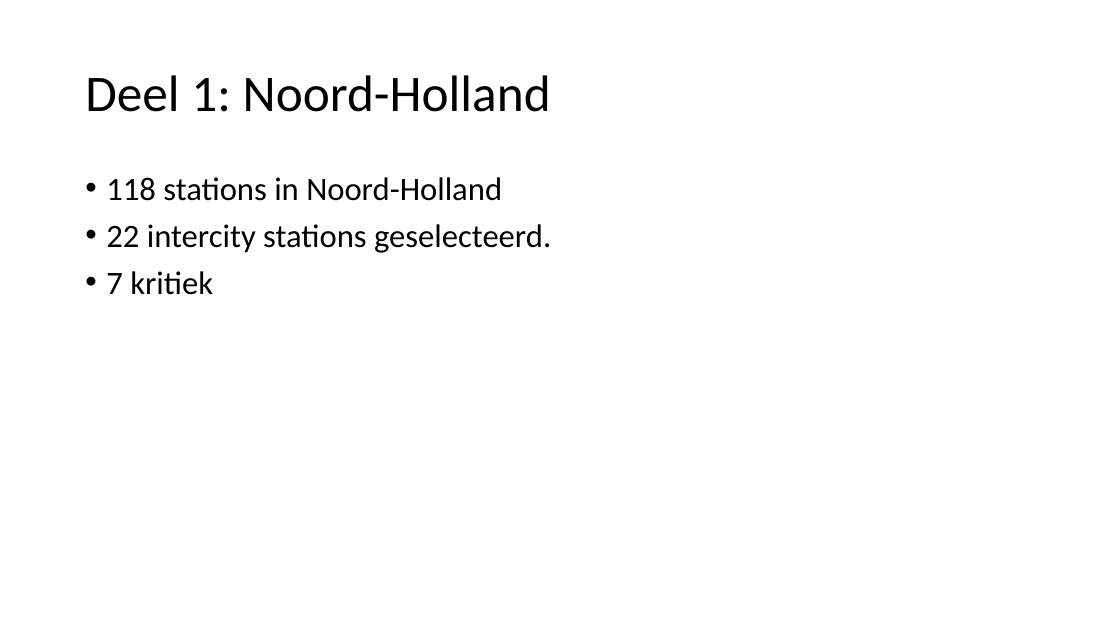
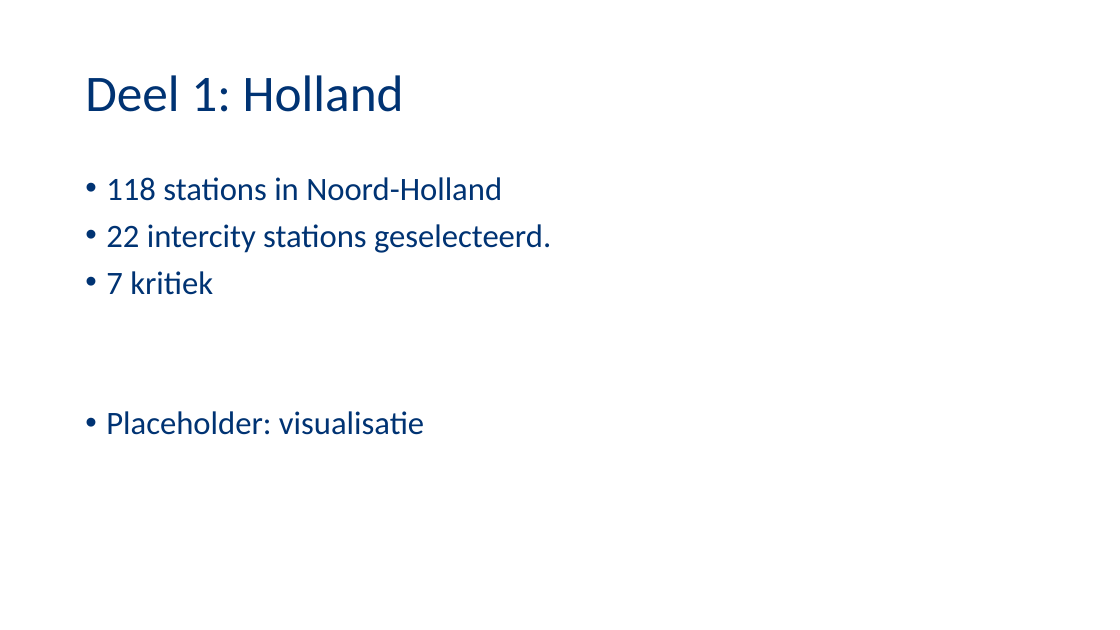
Before and after one commit to NegativeNancy/Team_Arjan, a slide deck: slide 4 of Presentaties/Presentatie1.pptx (slide 3 before the commit). Drawn at 1120x630 pixels with LibreOffice and Linux fonts; fonts in the diff are those of the drawing; background and template pictures are left out. Boxes give left, top, right and bottom in pixels: in the first picture for what was removed or moved away, otherwise in the second. Text is boxed around its words. In the diff, an @@ line names an element or a change of style, - is before the commit and + after.

Commit message:
presentatiev2
visualisatie ontbreekt nog

```diff
--- a/Presentaties/Presentatie1.pptx
+++ b/Presentaties/Presentatie1.pptx
@@ title at [85, 75, 404, 112]: text changed; text colour #000000 to #003373 @@
-Deel 1: Noord-Holland
+Deel 1: Holland
@@ text at [106, 177, 551, 295]: text colour #000000 to #003373 in "118 stations in Noord-Holland", "22 intercity stations geselecteerd.", "7 kritiek" @@
@@ text at [106, 411, 424, 435]: paragraph added @@
+• Placeholder: visualisatie
```
Also in this commit, not shown: 3 other slides changed, 3 slides added, 1 slide removed, 1 other file.
